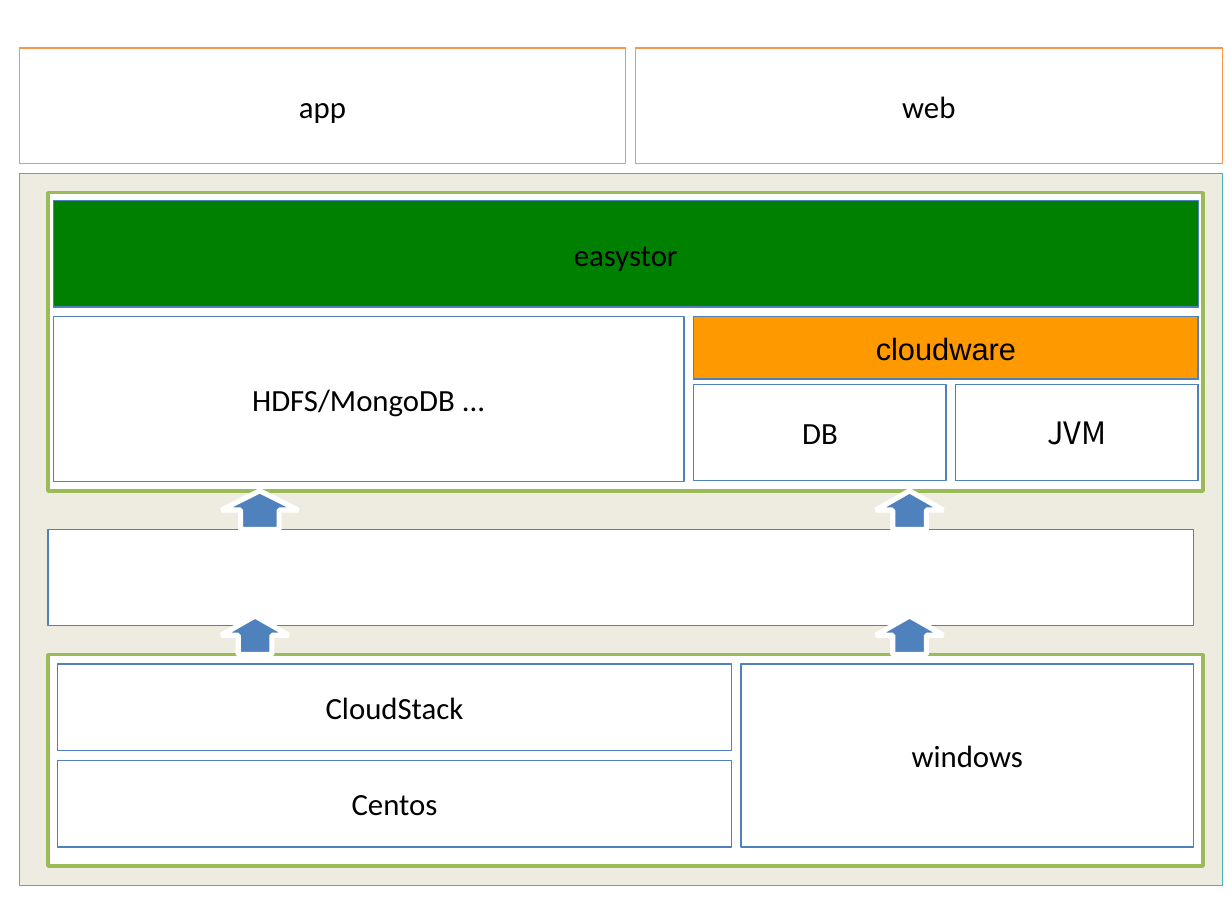
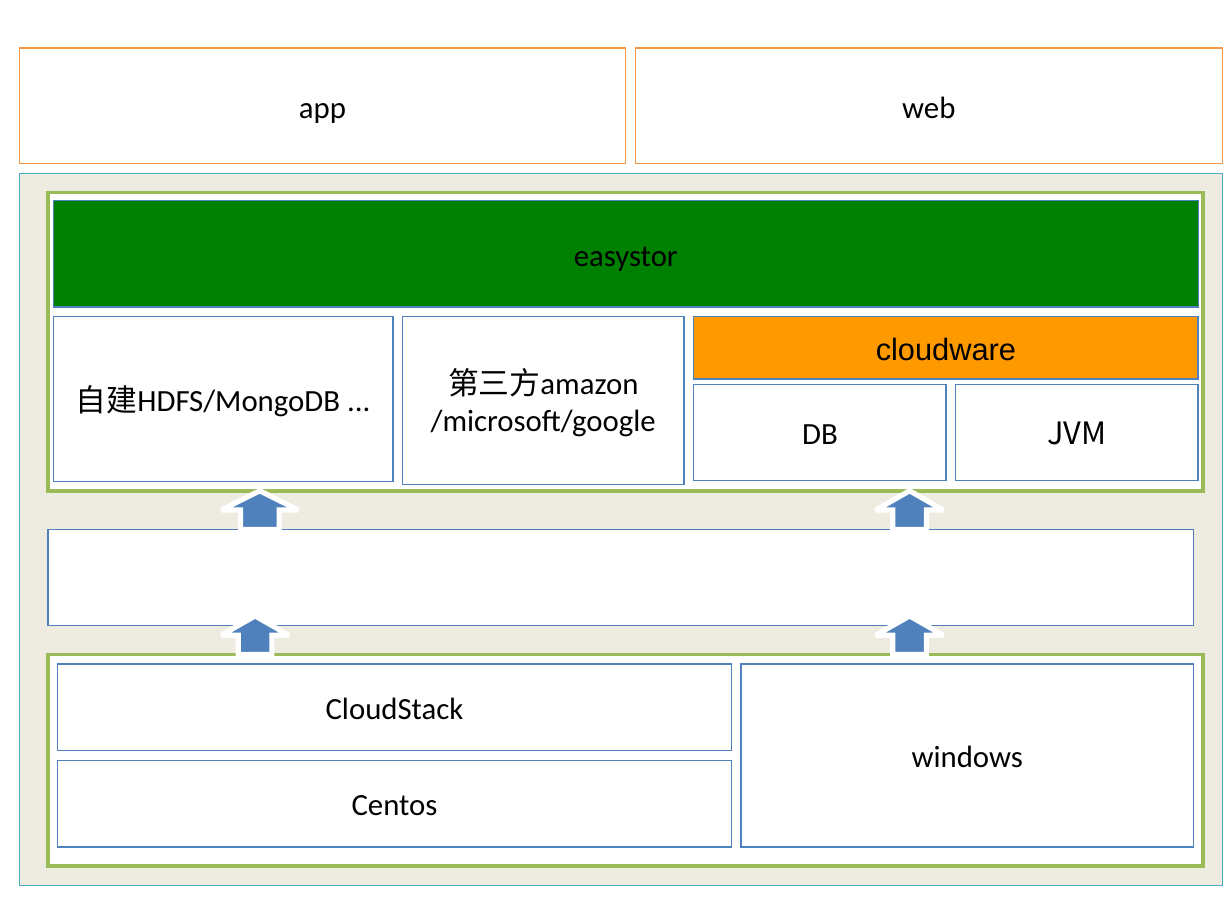
Before and after one commit to opencloudstorage/easyStor, a slide deck: slide 1 of design/architecture.ppt. Drawn at 1232x924 pixels with LibreOffice and Linux fonts; fonts in the diff are those of the drawing. Boxes give left, top, right and bottom in pixels: in the first picture for what was removed or moved away, otherwise in the second. Text is boxed around its words. In the diff, an @@ line names an element or a change of style, - is before the commit and + after.

Commit message:
增加第三方系统接口支持
增加第三方系统接口支持 google Microsoft amazon

```diff
--- a/design/architecture.ppt
+++ b/design/architecture.ppt
@@ rectangle "自建HDFS/MongoDB ...": place and size @@
-rectangle "自建HDFS/MongoDB ..." at [53,317,684,482]
+rectangle "自建HDFS/MongoDB ..." at [53,317,393,482]
@@ rectangle added at [403,317,684,484], fill #FFFFFF, outline #4F81BD 0.74 pt, 18 pt, text #000000 @@
+第三方amazon
+/microsoft/google
@@ text in rectangle at [76,385,340,417]: text changed @@
-HDFS/MongoDB ...
+自建HDFS/MongoDB ...
```
Also in this commit, not shown: 2 slides added.
